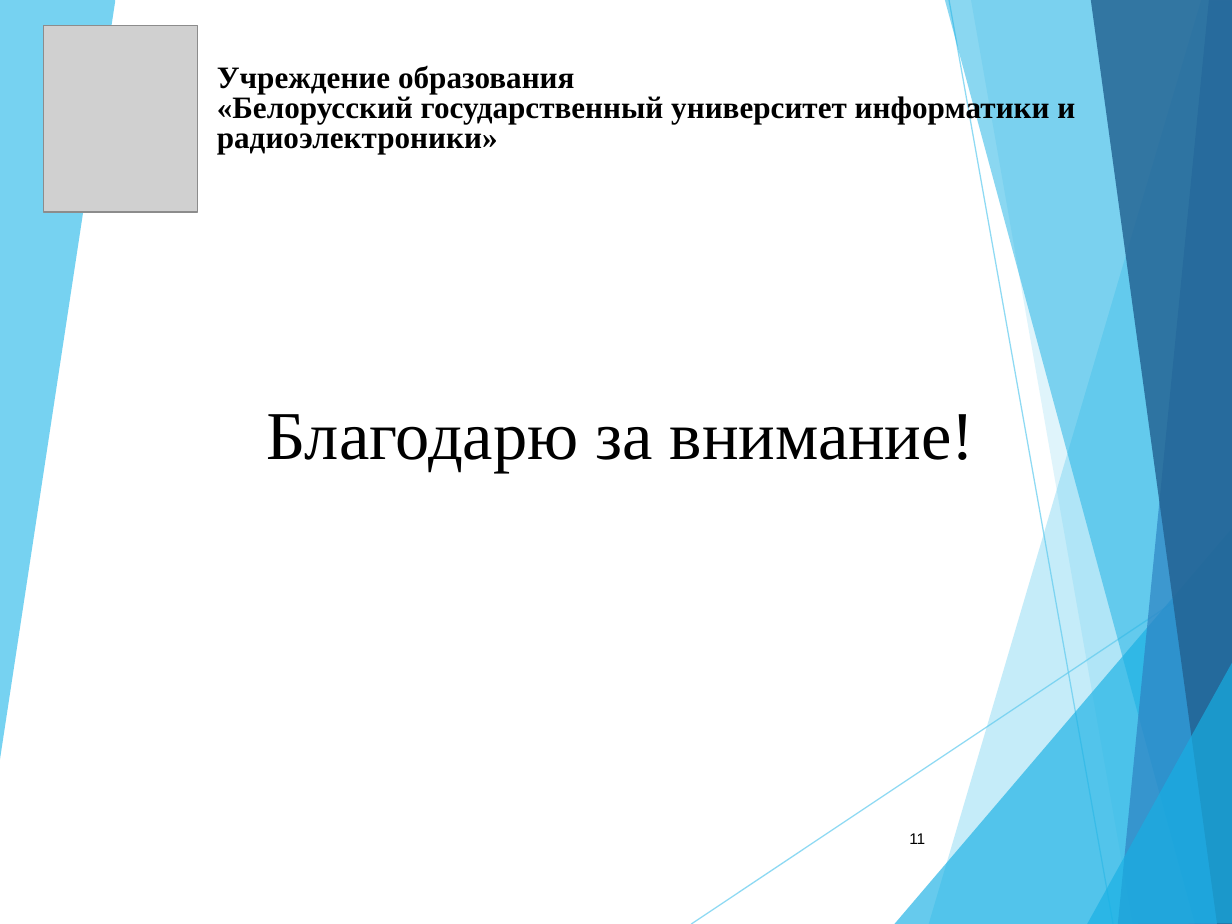
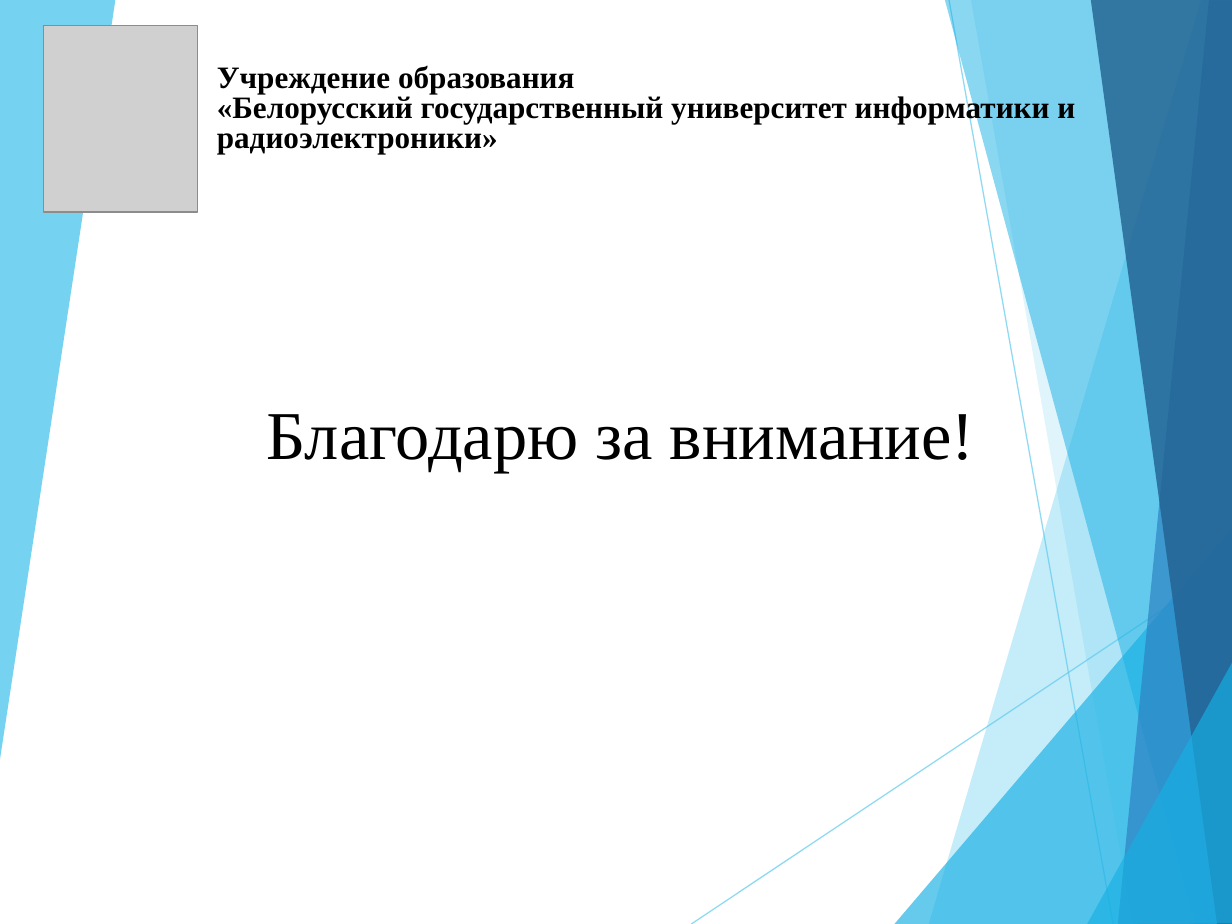
Before and after one commit to blackPrincess31/My_diplom, a slide deck: slide 9 of Доклад.ppt (slide 11 before the commit). Drawn at 1232x924 pixels with LibreOffice and Linux fonts; fonts in the diff are those of the drawing; grey boxes stand for pictures. Boxes give left, top, right and bottom in pixels: in the first picture for what was removed or moved away, otherwise in the second. Text is boxed around its words. In the diff, an @@ line names an element or a change of style, - is before the commit and + after.

```diff
--- a/Доклад.ppt
+++ b/Доклад.ppt
@@ page number removed at (909,833,925,844) @@
-11
```
Also in this commit, not shown: 1 other slide changed, 2 slides added, 4 slides removed, 1 other file.
